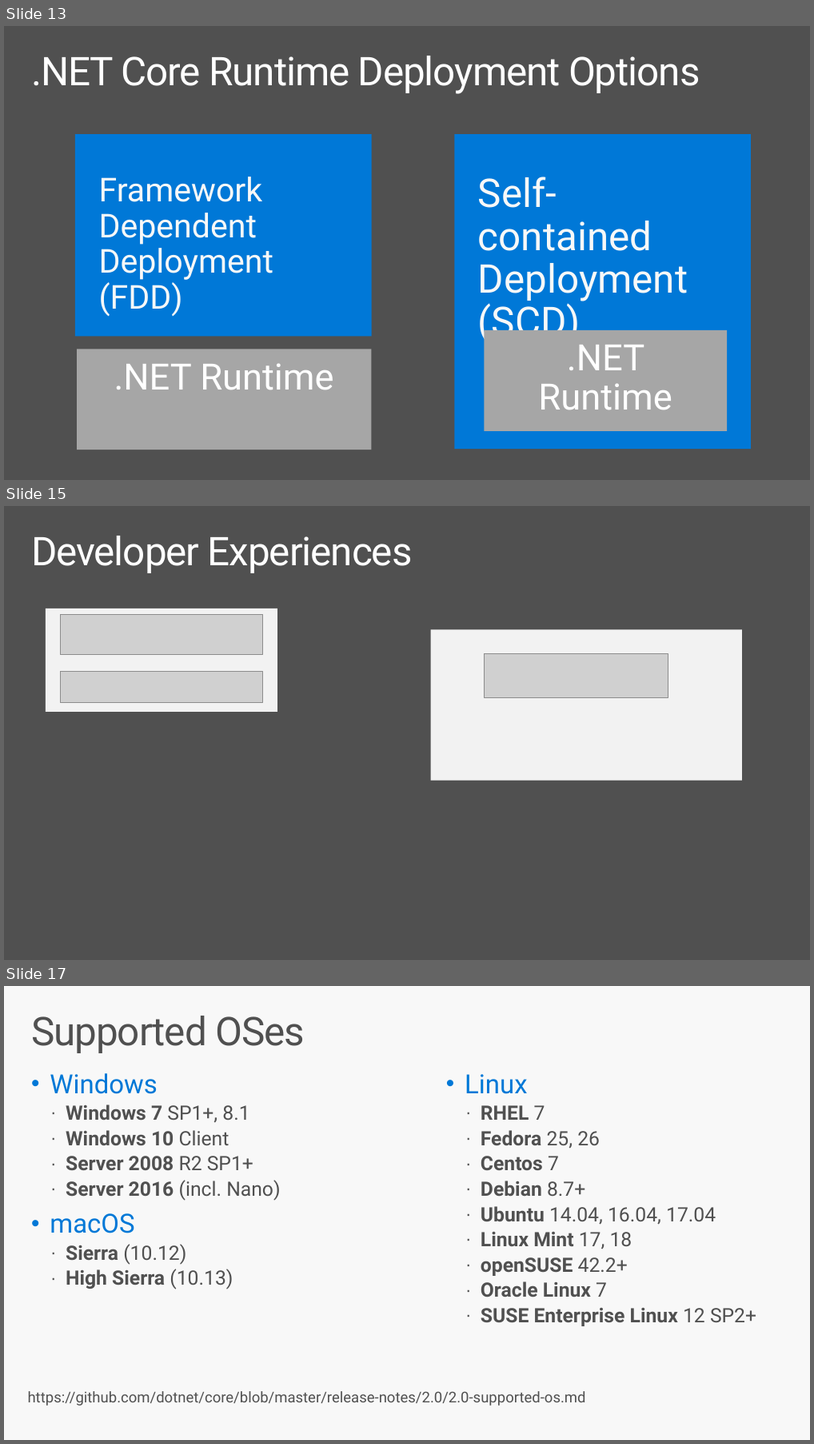
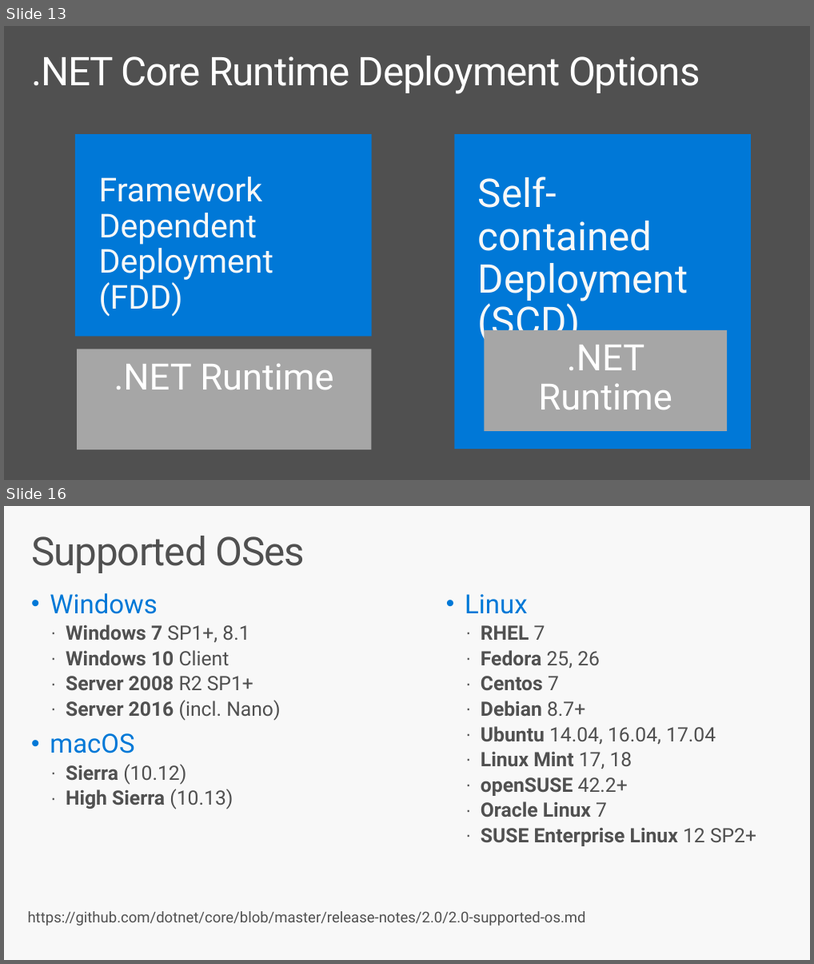
Before and after one commit to dotnet-presentations/dotnetcore-workshop, a slide deck: 1-Overview-Tools-Acquisition/netcore-workshop-overview-tools.pptx. Shown one above the other, each under a label of ours: slides 13, 15 and 17 before the commit, slides 13 and 16 after it; the slides between them are not shown. The pictures are 814x1444 and 814x964 pixels, drawn with LibreOffice and Linux fonts; fonts in the diff are those of the drawing; grey boxes stand for pictures; background and template pictures are left out. Boxes give left, top, right and bottom in pixels: in the first picture for what was removed or moved away, otherwise in the second. Text is boxed around its words. In the diff, an @@ line names an element or a change of style, - is before the commit and + after.

```diff
--- a/1-Overview-Tools-Acquisition/netcore-workshop-overview-tools.pptx
+++ b/1-Overview-Tools-Acquisition/netcore-workshop-overview-tools.pptx
@@ slide 15 removed at (4, 506, 810, 960), background #505050 @@
@@ title removed at (31, 536, 413, 573) @@
-Developer Experiences
@@ rectangle removed at (46, 608, 278, 711) @@
@@ picture removed at (60, 614, 262, 655) @@
@@ rectangle removed at (431, 629, 742, 780) @@
@@ picture removed at (60, 671, 262, 702) @@
@@ picture removed at (484, 654, 668, 697) @@
@@ what was slide 17 is now slide 16 @@
```
Also in this commit, not shown: 2 slides changed.
